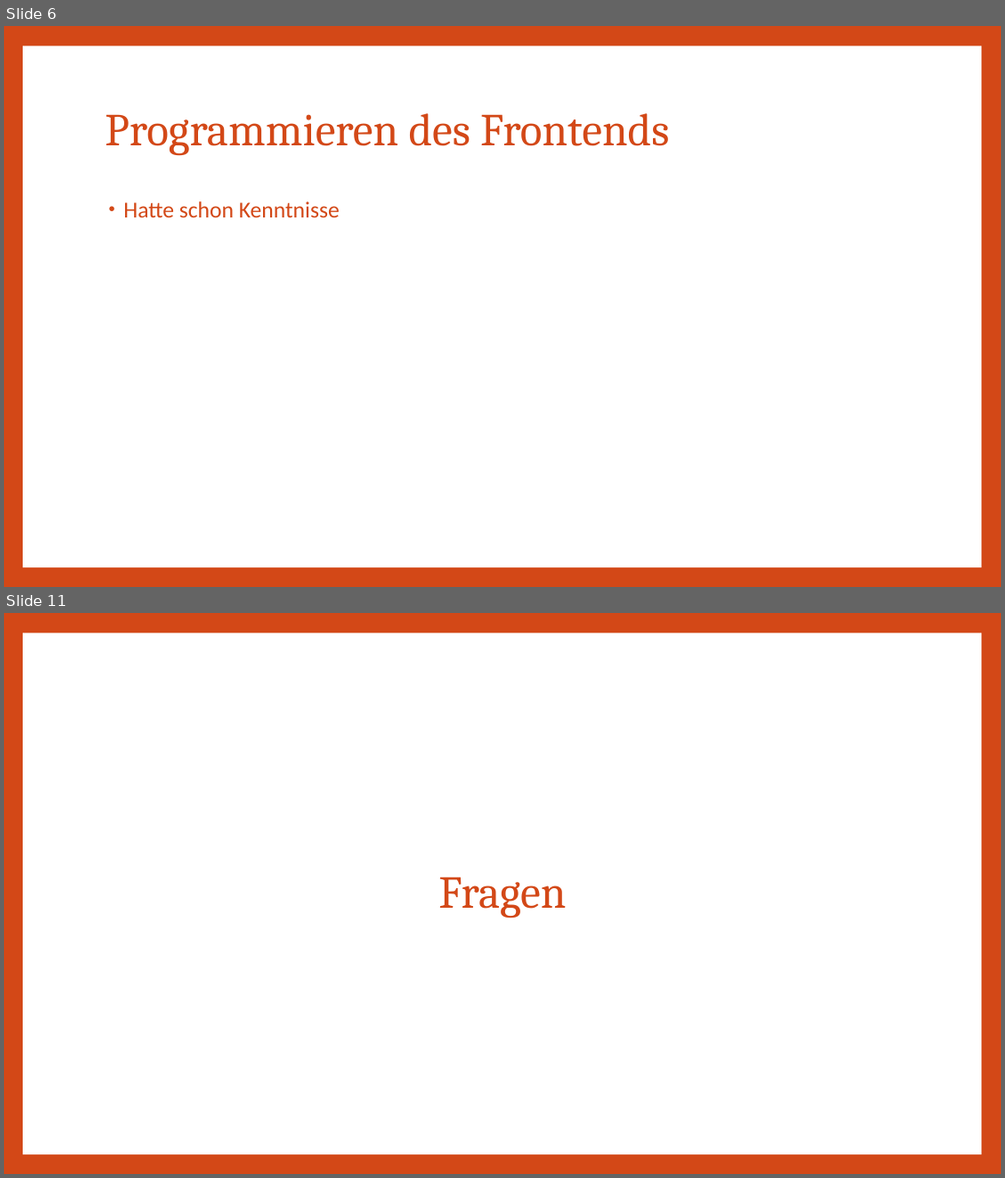
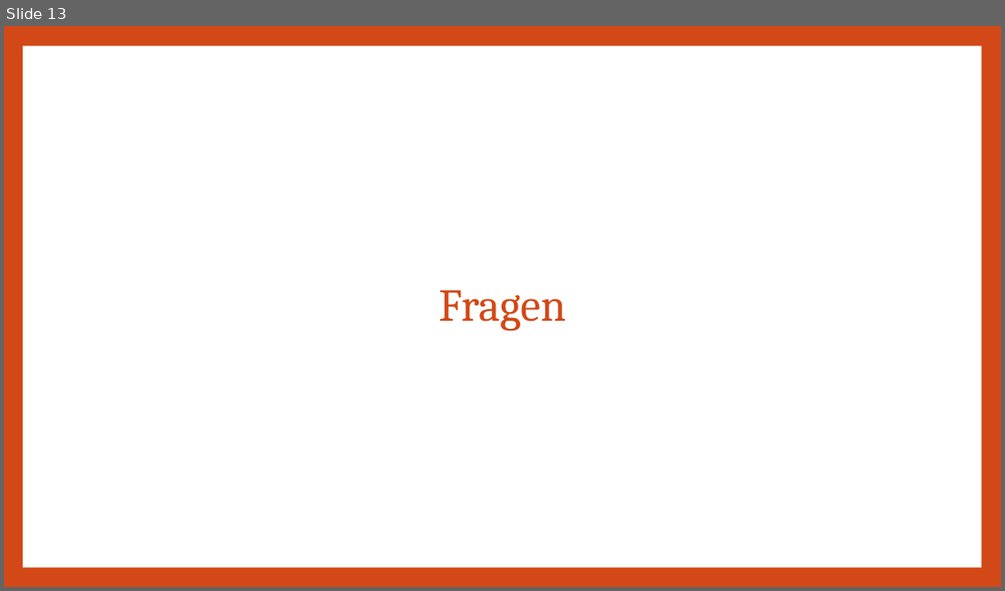
Before and after one commit to Lio396/AbgabeDossierProjekt, a slide deck: 04_Präsentation/VueJS_Laravel_website.pptx. Shown one above the other, each under a label of ours: slides 6 and 11 before the commit, slide 13 after it; the slides between them are not shown. The pictures are 1005x1178 and 1005x591 pixels, drawn with LibreOffice and Linux fonts; fonts in the diff are those of the drawing. Boxes give left, top, right and bottom in pixels: in the first picture for what was removed or moved away, otherwise in the second. Text is boxed around its words. In the diff, an @@ line names an element or a change of style, - is before the commit and + after.

```diff
--- a/04_Präsentation/VueJS_Laravel_website.pptx
+++ b/04_Präsentation/VueJS_Laravel_website.pptx
@@ slide 6 removed at <box>4,26,1001,587</box>, background #D34817; not listed: 1 template element that a slide beside it also shows @@
@@ title removed at <box>105,113,669,156</box> @@
-Programmieren des Frontends
@@ text removed at <box>123,201,340,217</box> @@
-• Hatte schon Kenntnisse
@@ what was slide 11 is now slide 13 @@
```
Also in this commit, not shown: 8 slides changed, 5 slides added, 1 other slide removed, 4 other files.
